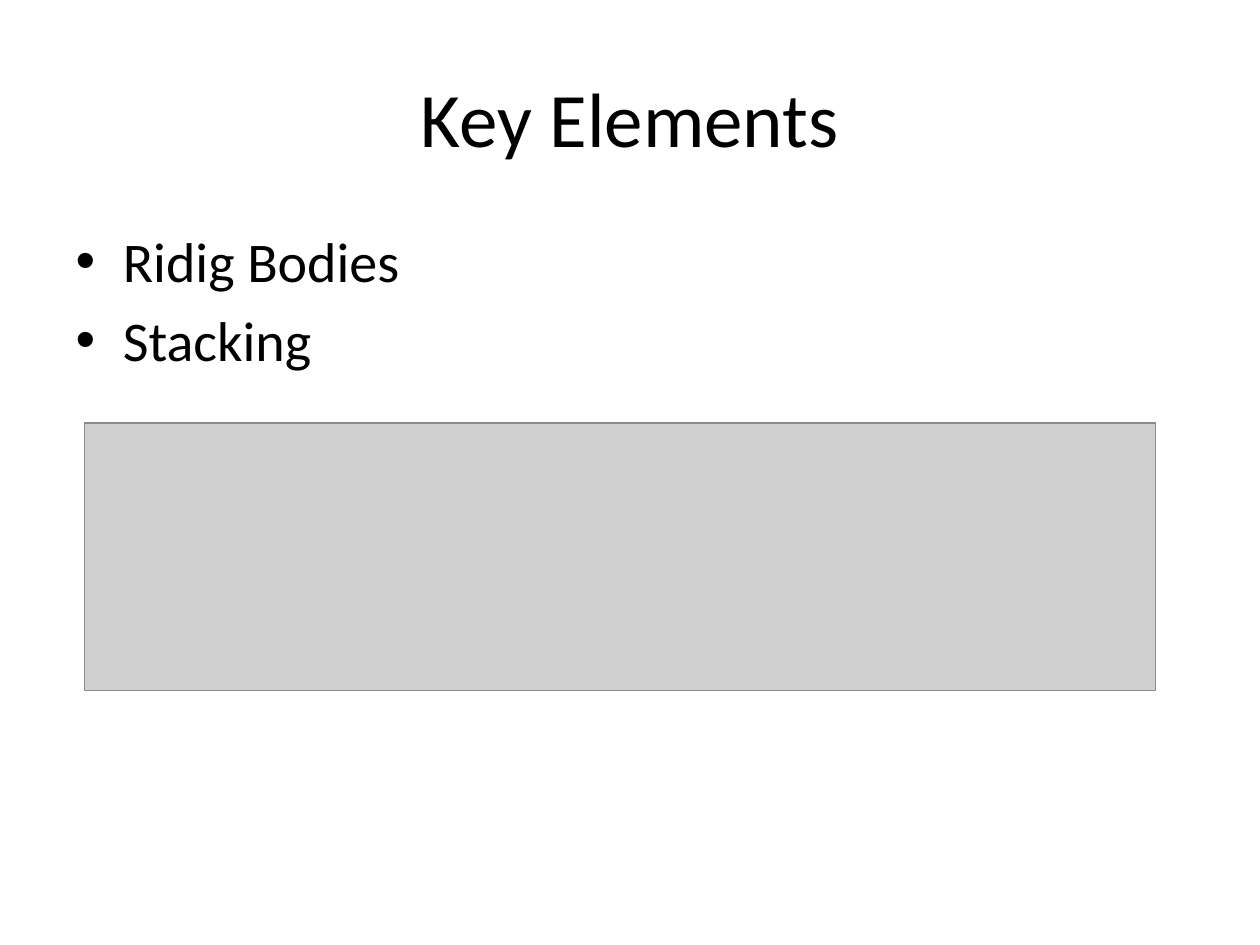
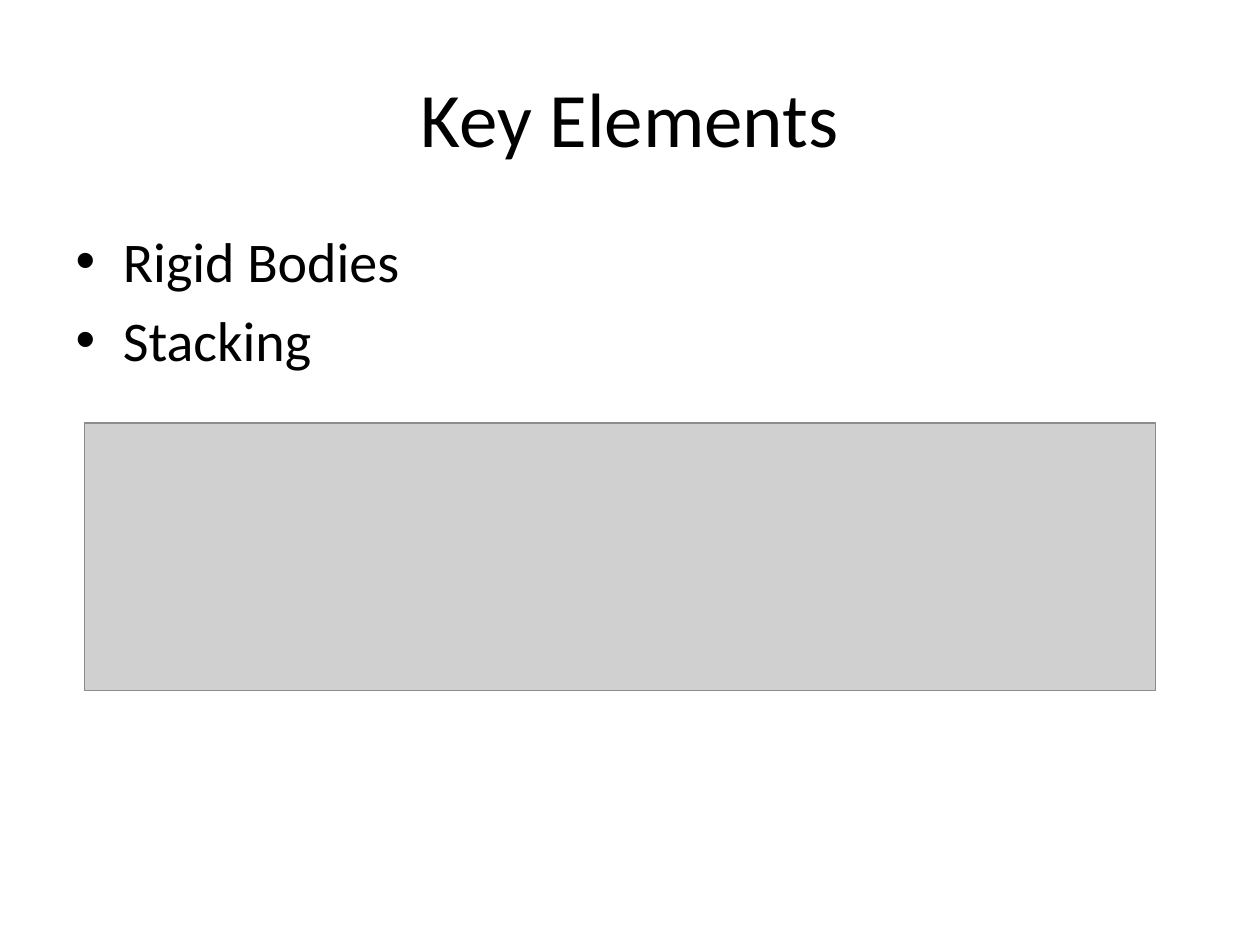
Before and after one commit to JuG16/pbs, a slide deck: slide 3 of project/pbs_project/presentation.pptx. Drawn at 1260x945 pixels with LibreOffice and Linux fonts; fonts in the diff are those of the drawing; grey boxes stand for pictures. Boxes give left, top, right and bottom in pixels: in the first picture for what was removed or moved away, otherwise in the second. Text is boxed around its words. In the diff, an @@ line names an element or a change of style, - is before the commit and + after.

Commit message:
presentation2.pptx

```diff
--- a/project/pbs_project/presentation.pptx
+++ b/project/pbs_project/presentation.pptx
@@ text at (x1=123, y1=243, x2=399, y2=292): text changed @@
-• Ridig Bodies
+• Rigid Bodies
```
Also in this commit, not shown: 2 other slides changed.
